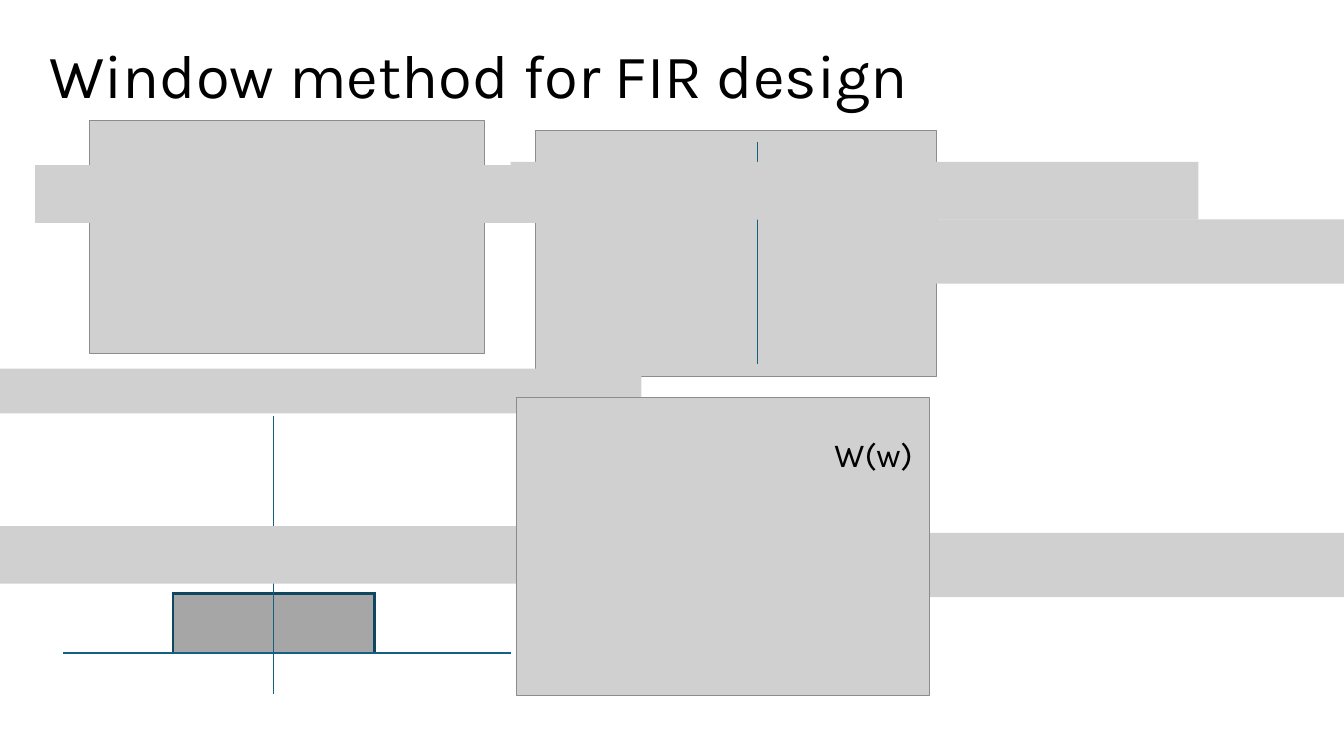
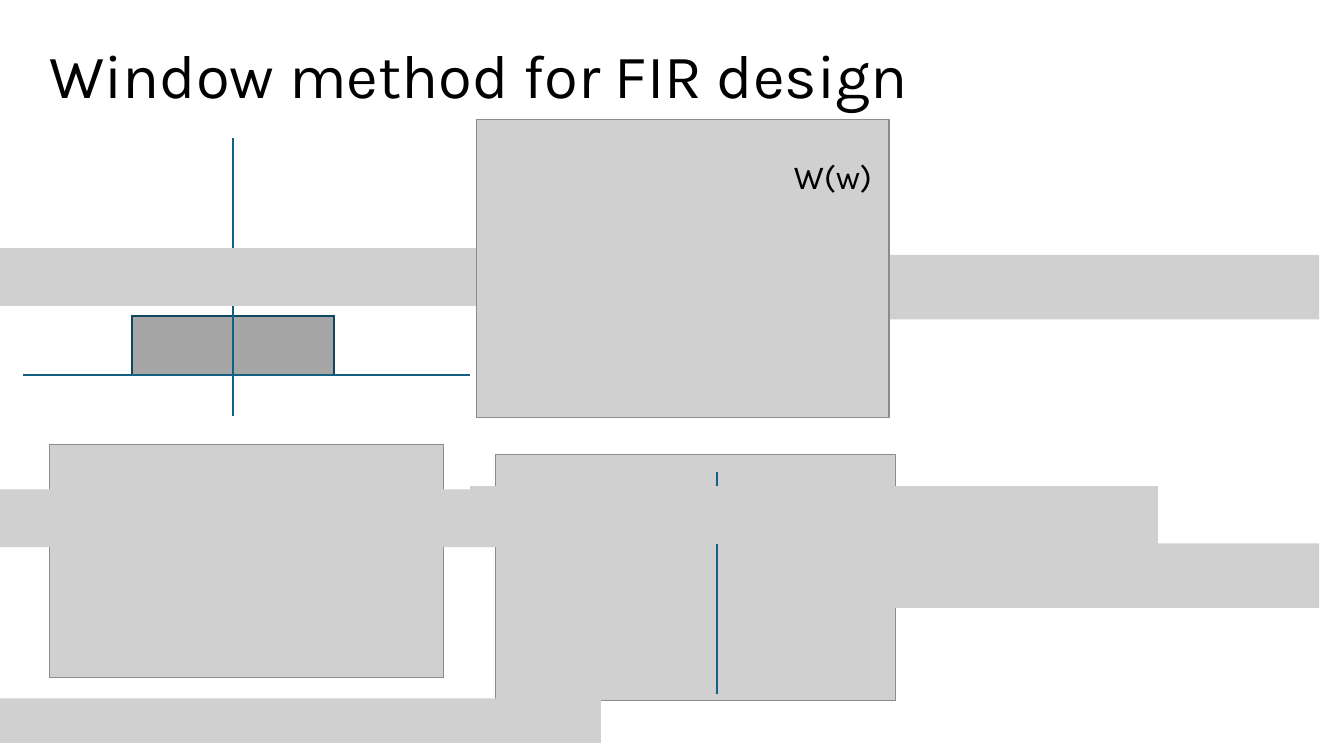
Before and after one commit to SSOE-ECE1390/LecturePowerPoints, a slide deck: slide 11 of ECE1390_Lecture5.pptx (slide 14 before the commit). Drawn at 1344x756 pixels with LibreOffice and Linux fonts; fonts in the diff are those of the drawing; grey boxes stand for pictures. Boxes give left, top, right and bottom in pixels: in the first picture for what was removed or moved away, otherwise in the second. Text is boxed around its words. In the diff, an @@ line names an element or a change of style, - is before the commit and + after.

```diff
--- a/ECE1390_Lecture5.pptx
+++ b/ECE1390_Lecture5.pptx
@@ line moved from (274, 694) - (274, 415) to (233, 416) - (233, 138) @@
@@ picture removed at box(35, 165, 732, 223) @@
@@ picture removed at box(511, 162, 1199, 220) @@
@@ picture removed at box(899, 220, 1344, 284) @@
@@ picture added at box(0, 248, 656, 306) @@
@@ picture added at box(859, 255, 1320, 320) @@
@@ picture removed at box(0, 369, 642, 413) @@
@@ 1 picture, 1 text, 1 rectangle, 1 line: place and size @@
-1 picture, 1 text, 1 rectangle, 1 line at box(64, 397, 931, 696)
+1 picture, 1 text, 1 rectangle, 1 line at box(23, 119, 889, 417)
@@ picture: place and size @@
-picture at box(90, 120, 484, 353)
+picture at box(49, 445, 444, 678)
@@ picture: place and size @@
-picture at box(536, 130, 937, 376)
+picture at box(495, 455, 895, 701)
@@ line moved from (758, 364) - (758, 142) to (717, 694) - (717, 472) @@
@@ picture added at box(0, 490, 692, 547) @@
@@ picture added at box(470, 486, 1157, 543) @@
@@ picture removed at box(0, 526, 697, 584) @@
@@ picture: place and size @@
-picture at box(899, 533, 1344, 598)
+picture at box(859, 543, 1320, 608)
@@ picture added at box(0, 699, 601, 743) @@
```
Also in this commit, not shown: 4 other slides changed, 4 slides added, 9 slides removed, 2 other files.
